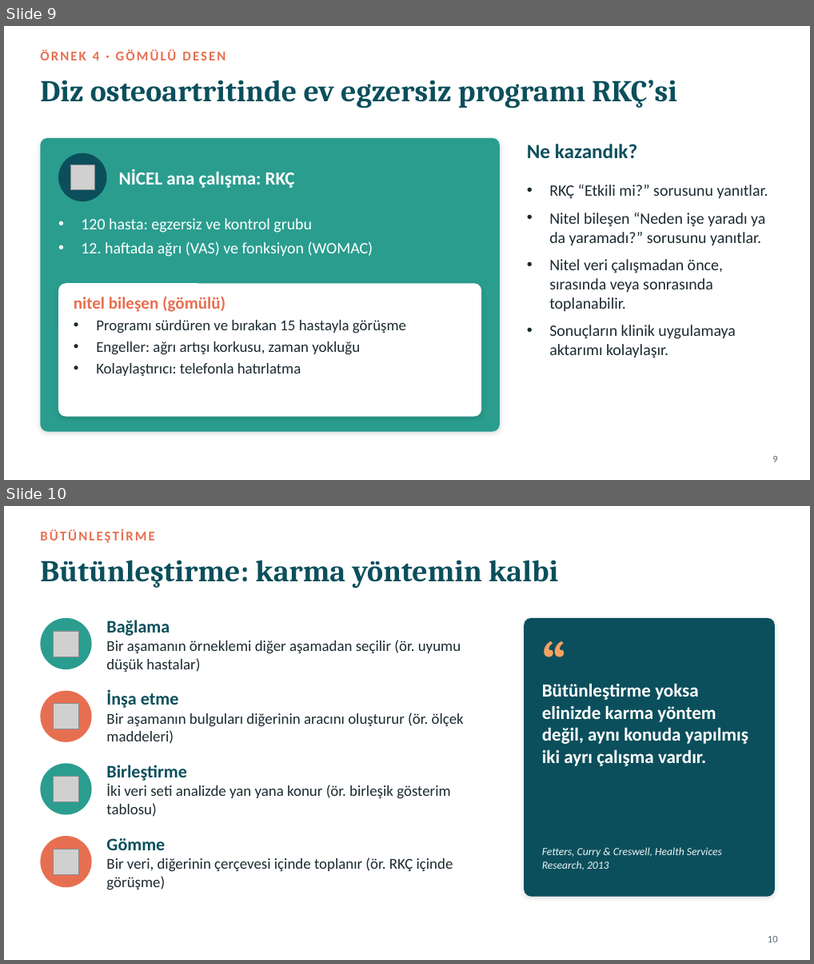
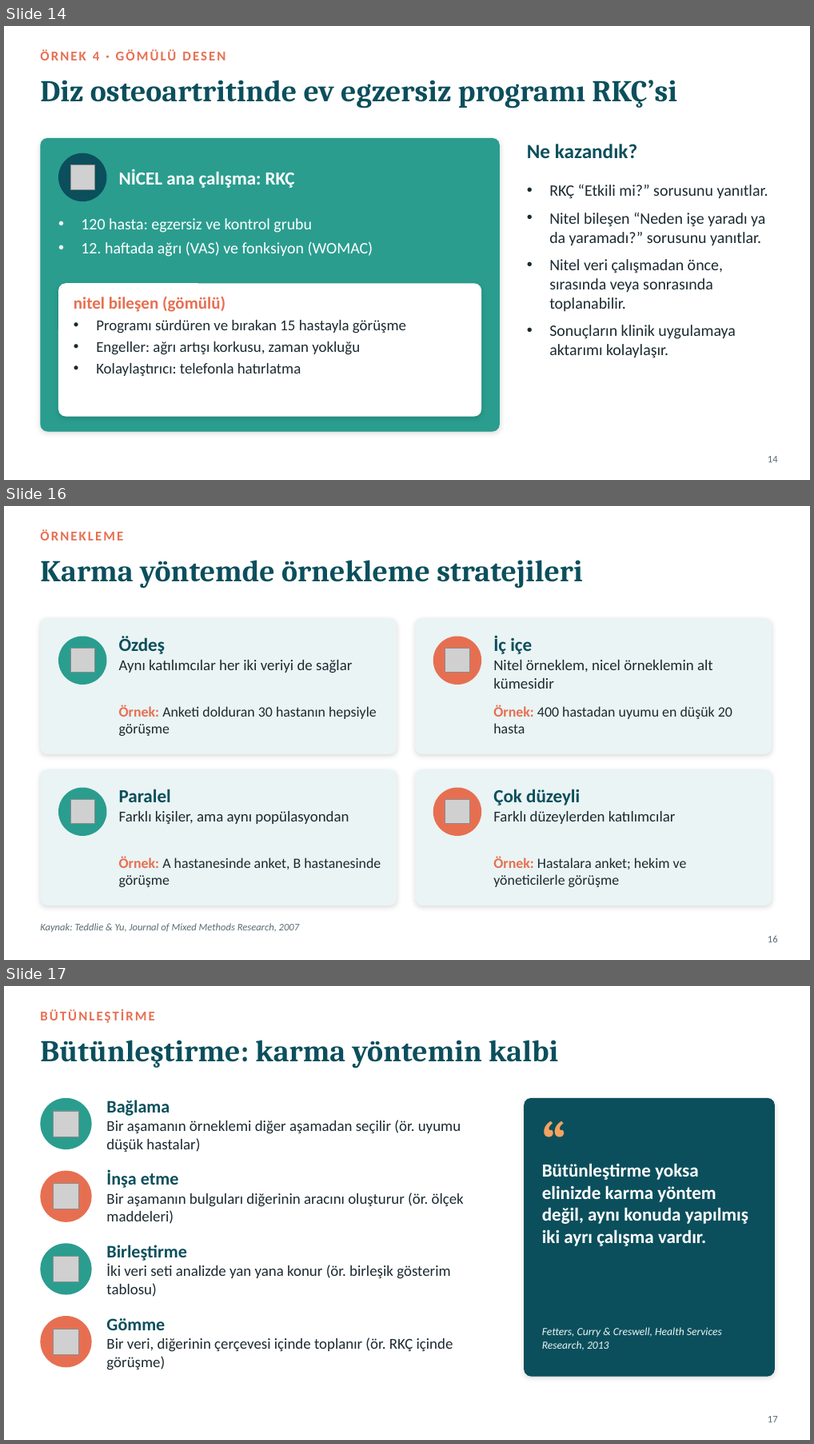
Before and after one commit to sadafac4/istatistik, a slide deck: sunum/10_Karma_Yontemler.pptx. Shown one above the other, each under a label of ours: slides 9 and 10 before the commit, slides 14, 16 and 17 after it; the slides between them are not shown. The pictures are 814x964 and 814x1444 pixels, drawn with LibreOffice and Linux fonts; fonts in the diff are those of the drawing; grey boxes stand for pictures. Boxes give left, top, right and bottom in pixels: in the first picture for what was removed or moved away, otherwise in the second. Text is boxed around its words. In the diff, an @@ line names an element or a change of style, - is before the commit and + after.

```diff
--- a/sunum/10_Karma_Yontemler.pptx
+++ b/sunum/10_Karma_Yontemler.pptx
@@ slide 16 added at (x1=4, y1=506, x2=810, y2=960), background #FFFFFF @@
@@ text added at (x1=40, y1=529, x2=123, y2=540), 16 pt, text #E76F51, bold @@
+ÖRNEKLEME
@@ title added at (x1=40, y1=560, x2=582, y2=588), 36 pt, text #0B4F5C, bold @@
+Karma yöntemde örnekleme stratejileri
@@ rounded rectangle added at (x1=40, y1=618, x2=398, y2=754), fill #EAF4F4 @@
@@ rounded rectangle added at (x1=415, y1=618, x2=772, y2=754), fill #EAF4F4 @@
@@ ellipse added at (x1=58, y1=636, x2=107, y2=684), fill #2A9D8F @@
@@ picture added at (x1=70, y1=648, x2=94, y2=672) @@
@@ text added at (x1=119, y1=636, x2=352, y2=673), 18 pt, text #1B2A30 @@
+Özdeş
+Aynı katılımcılar her iki veriyi de sağlar
@@ ellipse added at (x1=434, y1=636, x2=482, y2=684), fill #E76F51 @@
@@ picture added at (x1=446, y1=648, x2=470, y2=672) @@
@@ text added at (x1=494, y1=636, x2=714, y2=688), 18 pt, text #1B2A30 @@
+İç içe
+Nitel örneklem, nicel örneklemin alt kümesidir
@@ text added at (x1=119, y1=705, x2=377, y2=736), 17 pt, text #1B2A30 @@
+Örnek: Anketi dolduran 30 hastanın hepsiyle görüşme
@@ text added at (x1=494, y1=705, x2=733, y2=733), 17 pt, text #1B2A30 @@
+Örnek: 400 hastadan uyumu en düşük 20 hasta
@@ rounded rectangle added at (x1=40, y1=769, x2=398, y2=905), fill #EAF4F4 @@
@@ rounded rectangle added at (x1=415, y1=769, x2=772, y2=905), fill #EAF4F4 @@
@@ ellipse added at (x1=58, y1=788, x2=107, y2=836), fill #2A9D8F @@
@@ text added at (x1=119, y1=788, x2=349, y2=824), 18 pt, text #1B2A30 @@
+Paralel
+Farklı kişiler, ama aynı popülasyondan
@@ ellipse added at (x1=434, y1=788, x2=482, y2=836), fill #E76F51 @@
@@ text added at (x1=494, y1=788, x2=676, y2=824), 18 pt, text #1B2A30 @@
+Çok düzeyli
+Farklı düzeylerden katılımcılar
@@ picture added at (x1=70, y1=800, x2=94, y2=824) @@
@@ picture added at (x1=446, y1=800, x2=470, y2=824) @@
@@ text added at (x1=119, y1=856, x2=381, y2=887), 17 pt, text #1B2A30 @@
+Örnek: A hastanesinde anket, B hastanesinde görüşme
@@ text added at (x1=494, y1=856, x2=687, y2=887), 17 pt, text #1B2A30 @@
+Örnek: Hastalara anket; hekim ve yöneticilerle görüşme
@@ text added at (x1=40, y1=923, x2=300, y2=932), 12 pt, text #5B6C73, italic @@
+Kaynak: Teddlie & Yu, Journal of Mixed Methods Research, 2007
@@ page number added at (x1=768, y1=935, x2=778, y2=942), 12 pt, text #5B6C73 @@
+16
@@ what was slide 9 is now slide 14 @@
@@ page number at (x1=768, y1=456, x2=778, y2=462): text changed @@
-9
+14
@@ what was slide 10 is now slide 17 @@
@@ page number at (x1=768, y1=1416, x2=778, y2=1422): text changed @@
-10
+17
```
Also in this commit, not shown: 1 slide changed, 12 other slides added, 2 other files.
